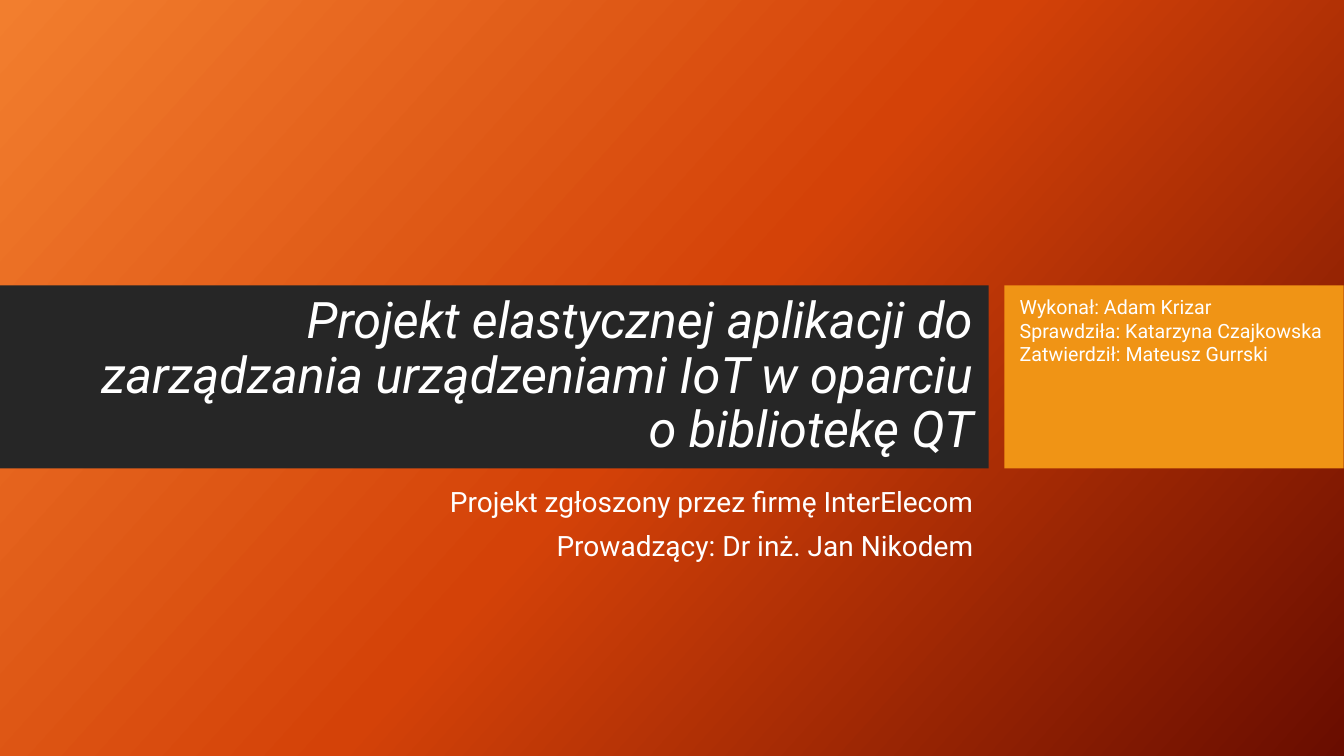
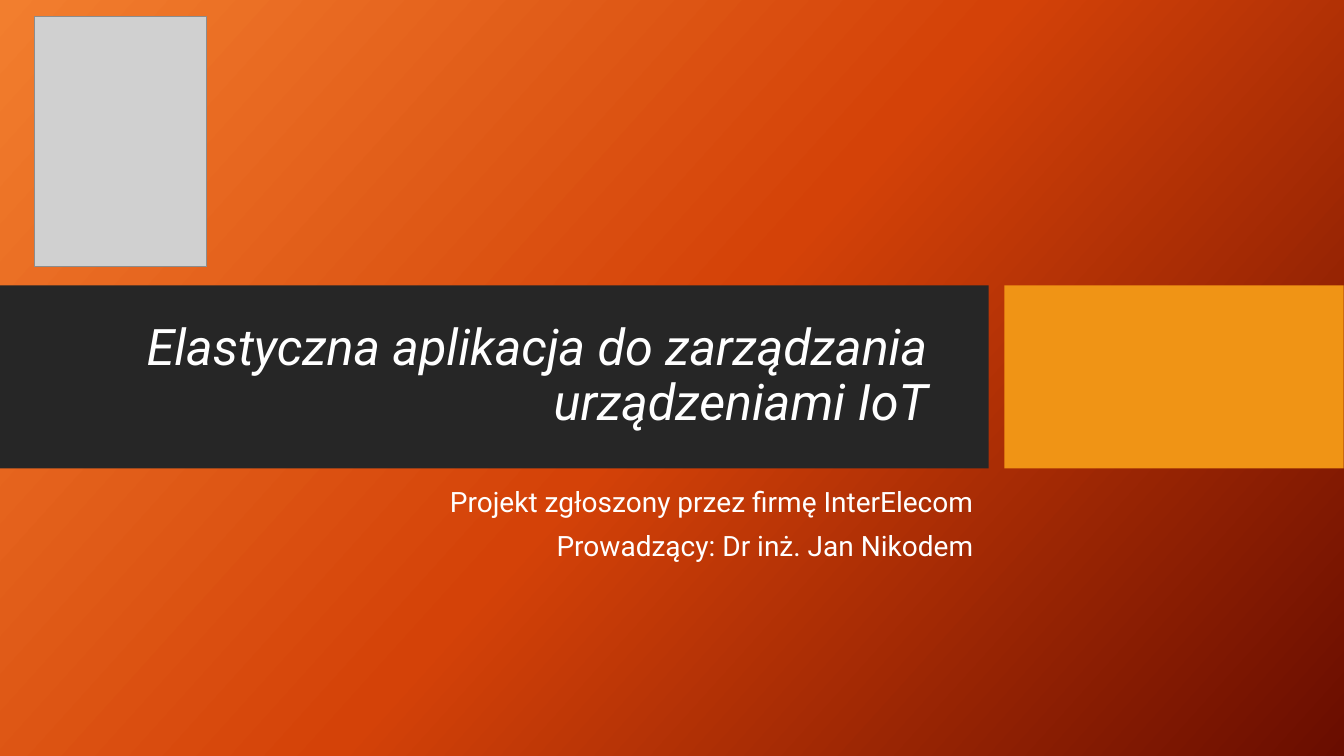
Before and after one commit to AdamStudies-PWR/ProjektZespolowyPWR, a slide deck: slide 1 of przentacja.pptx. Drawn at 1344x756 pixels with LibreOffice and Linux fonts; fonts in the diff are those of the drawing; grey boxes stand for pictures; background and template pictures are left out. Boxes give left, top, right and bottom in pixels: in the first picture for what was removed or moved away, otherwise in the second. Text is boxed around its words. In the diff, an @@ line names an element or a change of style, - is before the commit and + after.

```diff
--- a/przentacja.pptx
+++ b/przentacja.pptx
@@ picture added at bbox=[35, 17, 208, 267] @@
@@ text removed at bbox=[1020, 299, 1321, 362] @@
-Wykonał: Adam Krizar
-Sprawdziła: Katarzyna Czajkowska
-Zatwierdził: Mateusz Gurrski
@@ title at bbox=[147, 327, 928, 431]: text changed @@
-Projekt elastycznej aplikacji do zarządzania urządzeniami IoT w oparciu o bibliotekę QT
+Elastyczna aplikacja do zarządzania urządzeniami IoT
```
Also in this commit, not shown: 3 other slides changed, 10 slides added, 18 slides removed, 3 other files.
